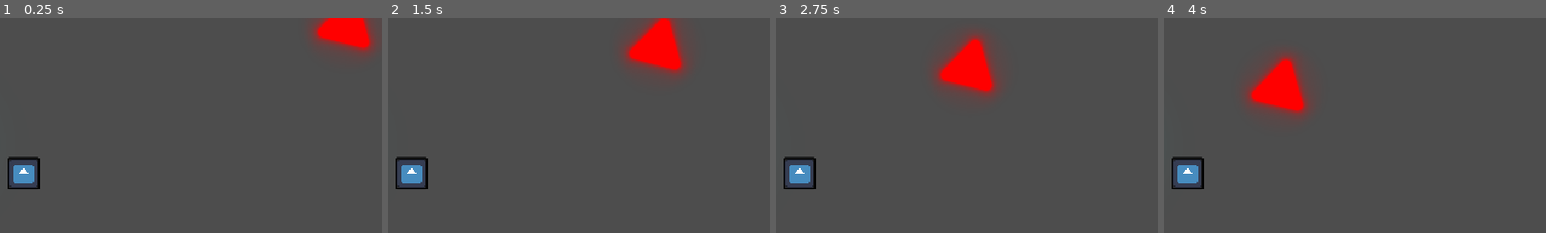
Above: before the commit, frames 1-4 (left to right).
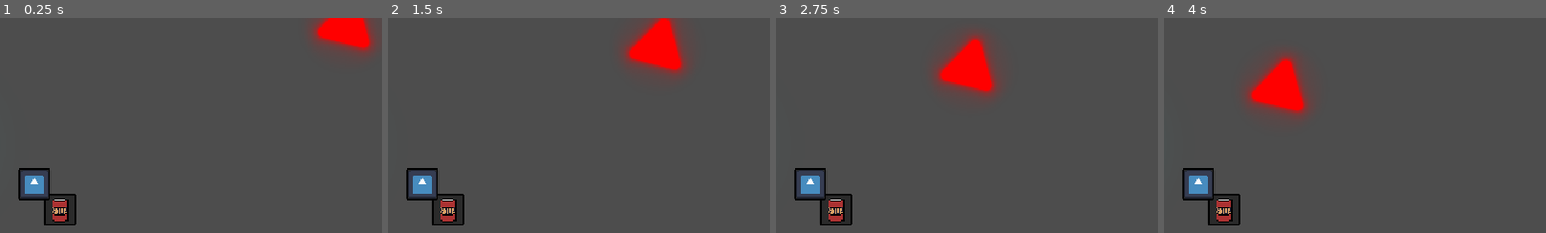
Above: after the commit, the same moments.

Repository: loco-choco/quantux-ui-experiment
Game: Godot game, scene res://scenes/main.tscn
The game is run twice, just before and just after one commit, with the same random seed, the same clock (stepped at 60 frames per second) and the same inputs. The engine's default icon, where the game draws it, is replaced by a stand-in: a white triangle on a blue panel in a dark square.
Inputs (mouse positions are % of the whole screen's width and height, from its top left):
- Up to frame 1 (0.25 s): no input
- Up to frame 2 (1.5 s): move the mouse to (72, 45) at 0.52 s; tap E (pickup_item) at 0.6 s; click (72, 45) at 0.67 s; move the mouse to (30, 55) at 1.27 s; tap Left (player_move_x_neg) at 1.35 s; click (30, 55) at 1.42 s
- Up to frame 3 (2.75 s): move the mouse to (60, 28) at 2.02 s; tap Right (player_move_x_pos) at 2.1 s; click (60, 28) at 2.17 s
- Up to frame 4 (4 s): move the mouse to (45, 70) at 2.77 s; tap Up (player_move_y_neg) at 2.85 s; click (45, 70) at 2.92 s; move the mouse to (80, 65) at 3.52 s; tap Down (player_move_y_pos) at 3.6 s; click (80, 65) at 3.67 s
The pictures show only the part of the screen within x 35-85%, y 18-68%; the shares and areas given below are measured in that part.

The runs differ from the first frame. In frame 1, 2.5% of the frame differs, in the area x 2-20%, y 64-97%; in frame 2, 2.5%; in frame 3, 2.5%; in frame 4, 2.5%.

Commit message:
moved files around

Diff:
--- /dev/null
+++ b/resources/items/shield.tres
@@ -0,0 +1,24 @@
+[gd_resource type="Resource" script_class="ItemData" load_steps=8 format=3 uid="uid://8aawt0t5r1vh"]
+
+[ext_resource type="Script" uid="uid://cno3dtxvobxyw" path="res://scripts/item/properties/item_properties.gd" id="1_41qf6"]
+[ext_resource type="Script" uid="uid://bwu2eys7vapgl" path="res://scripts/item/properties/droppable.gd" id="2_lax6p"]
+[ext_resource type="Script" uid="uid://dnhj6mns60i8v" path="res://scripts/item/item_data.gd" id="2_o7wpr"]
+[ext_resource type="Script" uid="uid://5hh7yuefkiip" path="res://scripts/item/properties/protection.gd" id="3_je4eo"]
+[ext_resource type="Texture2D" uid="uid://bidf8wxw1wkkp" path="res://assets/icon.svg" id="4_je4eo"]
+
+[sub_resource type="Resource" id="Resource_0scga"]
+script = ExtResource("2_lax6p")
+metadata/_custom_type_script = "uid://bwu2eys7vapgl"
+
+[sub_resource type="Resource" id="Resource_t6lld"]
+script = ExtResource("3_je4eo")
+damage_reduction = 0.5
+metadata/_custom_type_script = "uid://5hh7yuefkiip"
+
+[resource]
+script = ExtResource("2_o7wpr")
+name = "Shield"
+texture = ExtResource("4_je4eo")
+dimensions = Vector2i(2, 2)
+properties = Array[ExtResource("1_41qf6")]([SubResource("Resource_0scga"), SubResource("Resource_t6lld")])
+metadata/_custom_type_script = "uid://dnhj6mns60i8v"
--- /dev/null
+++ b/resources/items/soup.tres
@@ -0,0 +1,18 @@
+[gd_resource type="Resource" script_class="ItemData" load_steps=6 format=3 uid="uid://bca71tkqojqgs"]
+
+[ext_resource type="Script" uid="uid://cno3dtxvobxyw" path="res://scripts/item/properties/item_properties.gd" id="1_nf6mu"]
+[ext_resource type="Script" uid="uid://bwu2eys7vapgl" path="res://scripts/item/properties/droppable.gd" id="2_k2q3d"]
+[ext_resource type="Script" uid="uid://dnhj6mns60i8v" path="res://scripts/item/item_data.gd" id="2_qtesh"]
+[ext_resource type="Texture2D" uid="uid://c4ovb6eqsu04x" path="res://assets/items/soup.png" id="4_k2q3d"]
+
+[sub_resource type="Resource" id="Resource_ts3mq"]
+script = ExtResource("2_k2q3d")
+metadata/_custom_type_script = "uid://bwu2eys7vapgl"
+
+[resource]
+script = ExtResource("2_qtesh")
+name = "Soup"
+texture = ExtResource("4_k2q3d")
+dimensions = Vector2i(1, 2)
+properties = Array[ExtResource("1_nf6mu")]([SubResource("Resource_ts3mq")])
+metadata/_custom_type_script = "uid://dnhj6mns60i8v"
--- a/scenes/inventory/inventory.tscn
+++ b/scenes/inventory/inventory.tscn
@@ -7,6 +7,7 @@
 [ext_resource type="PackedScene" uid="uid://cawr2a6x0jyiv" path="res://scenes/inventory/popup/inventory_item_options_popup.tscn" id="4_yt8kk"]
 [ext_resource type="PackedScene" uid="uid://bondeddh1fui1" path="res://scenes/inventory/inventory_item.tscn" id="5_2obg0"]
 [ext_resource type="Script" uid="uid://bbu1oyu4naqin" path="res://scripts/ui/inventory/item_grid.gd" id="6_2obg0"]
+[ext_resource type="Script" uid="uid://5hh7yuefkiip" path="res://scripts/item/properties/protection.gd" id="6_l6cit"]
 [ext_resource type="PackedScene" uid="uid://djaethjrvolsf" path="res://scenes/inventory/slots/drop_item_slot.tscn" id="6_y5r71"]
 
 [sub_resource type="StyleBoxEmpty" id="StyleBoxEmpty_xsu7x"]
@@ -95,7 +96,7 @@
 [node name="ShieldSlot" parent="PanelContainer/MarginContainer/HBoxContainer/Equipment2/AspectRatioContainer2/PanelContainer2" instance=ExtResource("3_07exs")]
 unique_name_in_owner = true
 layout_mode = 2
-filter_item_property = ""
+filter_item_property = ExtResource("6_l6cit")
 infinity_size = true
 
 [node name="AspectRatioContainer" type="AspectRatioContainer" parent="PanelContainer/MarginContainer/HBoxContainer/Equipment2"]
@@ -112,7 +113,7 @@
 [node name="WeaponSlot" parent="PanelContainer/MarginContainer/HBoxContainer/Equipment2/AspectRatioContainer/PanelContainer" instance=ExtResource("3_07exs")]
 unique_name_in_owner = true
 layout_mode = 2
-filter_item_property = ""
+filter_item_property = null
 infinity_size = true
 
 [node name="AspectRatioContainer3" type="AspectRatioContainer" parent="PanelContainer/MarginContainer/HBoxContainer/Equipment2"]
@@ -129,7 +130,7 @@
 [node name="SideWeaponSlot" parent="PanelContainer/MarginContainer/HBoxContainer/Equipment2/AspectRatioContainer3/PanelContainer3" instance=ExtResource("3_07exs")]
 unique_name_in_owner = true
 layout_mode = 2
-filter_item_property = ""
+filter_item_property = null
 infinity_size = true
 
 [node name="HSeparator" type="HSeparator" parent="PanelContainer/MarginContainer/HBoxContainer/Equipment2"]
--- a/scenes/inventory/slots/drop_item_slot.tscn
+++ b/scenes/inventory/slots/drop_item_slot.tscn
@@ -1,7 +1,7 @@
 [gd_scene load_steps=4 format=3 uid="uid://djaethjrvolsf"]
 
 [ext_resource type="PackedScene" uid="uid://cjwu7tuaqcjgl" path="res://scenes/inventory/slots/inventory_slot.tscn" id="1_3b531"]
-[ext_resource type="Texture2D" uid="uid://bbr0whyqp7cbp" path="res://assets/drop_item_icon.svg" id="2_3d620"]
+[ext_resource type="Texture2D" uid="uid://bbr0whyqp7cbp" path="res://assets/ui/drop_item_icon.svg" id="2_3d620"]
 
 [sub_resource type="StyleBoxEmpty" id="StyleBoxEmpty_3b531"]
 
--- a/scenes/item.tscn
+++ b/scenes/item.tscn
@@ -2,7 +2,7 @@
 
 [ext_resource type="Script" uid="uid://ck4ylmuc6egep" path="res://scripts/item/item.gd" id="1_kg5e7"]
 [ext_resource type="Script" uid="uid://dr35ee7tniemq" path="res://scripts/item/item_interact_collider.gd" id="4_88lpn"]
-[ext_resource type="Texture2D" uid="uid://c4ovb6eqsu04x" path="res://assets/item.png" id="5_88lpn"]
+[ext_resource type="Texture2D" uid="uid://c4ovb6eqsu04x" path="res://assets/items/soup.png" id="5_88lpn"]
 
 [sub_resource type="StyleBoxFlat" id="StyleBoxFlat_88lpn"]
 bg_color = Color(0.16862746, 0.16862746, 0.16862746, 1)
--- a/scenes/main.tscn
+++ b/scenes/main.tscn
@@ -6,23 +6,9 @@
 [ext_resource type="Script" uid="uid://d0b7g03iss0pa" path="res://scripts/ui/hud.gd" id="3_1bvp3"]
 [ext_resource type="PackedScene" uid="uid://btu4ox8a5nhsk" path="res://scenes/inventory/inventory.tscn" id="4_lquwl"]
 [ext_resource type="PackedScene" uid="uid://bnq00287k1il2" path="res://scenes/enemy.tscn" id="6_7mycd"]
-[ext_resource type="Script" uid="uid://cno3dtxvobxyw" path="res://scripts/item/properties/item_properties.gd" id="6_kek77"]
-[ext_resource type="Script" uid="uid://dnhj6mns60i8v" path="res://scripts/item/item_data.gd" id="7_4c57u"]
-[ext_resource type="Script" uid="uid://bwu2eys7vapgl" path="res://scripts/item/properties/droppable.gd" id="7_efxa6"]
-[ext_resource type="Texture2D" uid="uid://bidf8wxw1wkkp" path="res://assets/icon.svg" id="8_4c57u"]
+[ext_resource type="Resource" uid="uid://bca71tkqojqgs" path="res://resources/items/soup.tres" id="7_tipki"]
 [ext_resource type="PackedScene" uid="uid://c45awuou43skt" path="res://scenes/bullet.tscn" id="8_5vw27"]
-
-[sub_resource type="Resource" id="Resource_dg77c"]
-script = ExtResource("7_efxa6")
-metadata/_custom_type_script = "uid://bwu2eys7vapgl"
-
-[sub_resource type="Resource" id="Resource_efxa6"]
-script = ExtResource("7_4c57u")
-name = "GODOT"
-texture = ExtResource("8_4c57u")
-dimensions = Vector2i(1, 1)
-properties = Array[ExtResource("6_kek77")]([SubResource("Resource_dg77c")])
-metadata/_custom_type_script = "uid://dnhj6mns60i8v"
+[ext_resource type="Resource" uid="uid://8aawt0t5r1vh" path="res://resources/items/shield.tres" id="8_85g3d"]
 
 [node name="Main" type="Node2D"]
 script = ExtResource("1_272bh")
@@ -50,7 +36,11 @@
 
 [node name="Item" parent="." instance=ExtResource("2_0xm2m")]
 position = Vector2(367, 290)
-item_data = SubResource("Resource_efxa6")
+item_data = ExtResource("7_tipki")
+
+[node name="Item2" parent="." instance=ExtResource("2_0xm2m")]
+position = Vector2(367, 290)
+item_data = ExtResource("8_85g3d")
 
 [node name="Enemy1" parent="." instance=ExtResource("6_7mycd")]
 position = Vector2(792, 99)
--- a/scripts/item/item_data.gd
+++ b/scripts/item/item_data.gd
@@ -6,8 +6,8 @@
 
 @export var properties: Array[ItemProperty]
 
-func get_property(propertyClass : String) -> ItemProperty:
+func get_property(propertyScript : Script) -> ItemProperty:
 	for p : ItemProperty in properties:
-		if p.is_class(propertyClass):
+		if is_instance_of(p, propertyScript):
 			return p
 	return null
--- /dev/null
+++ b/scripts/item/properties/protection.gd
@@ -0,0 +1,10 @@
+class_name ProtectionItemProperty extends ItemProperty
+
+@export var damage_reduction :  float = 0
+
+func get_property_name() -> String:
+	return "protection"
+
+func use_property(inventory: Inventory, slot: InventorySlot,\
+				  item: InventoryItem) -> void:
+	pass
--- a/scripts/ui/inventory/filtered_inventory_slot.gd
+++ b/scripts/ui/inventory/filtered_inventory_slot.gd
@@ -2,9 +2,11 @@
 
 @onready var refuse : Control = $%Refused
 
-@export var filter_item_property : String
+@export var filter_item_property : Script
 
 func allowed_item(item: InventoryItem) -> bool:
+	if !filter_item_property:
+		return false
 	return item.data.get_property(filter_item_property) != null
 
 func _can_have_item(item: InventoryItem) -> bool:
Renamed: assets/item.png -> assets/items/soup.png
Not shown, changed: assets/items/soup.png.import
Renamed: assets/drop_item_icon.svg -> assets/ui/drop_item_icon.svg
Not shown, changed: assets/ui/drop_item_icon.svg.import
Renamed: assets/slot.png -> assets/ui/slot.png
Not shown, changed: assets/ui/slot.png.import
Not shown: 1 places in scenes/inventory/inventory.tscn that only renumber resources
Not shown: 1 places in scenes/main.tscn that only renumber resources
Not shown, added: scripts/item/properties/protection.gd.uid
